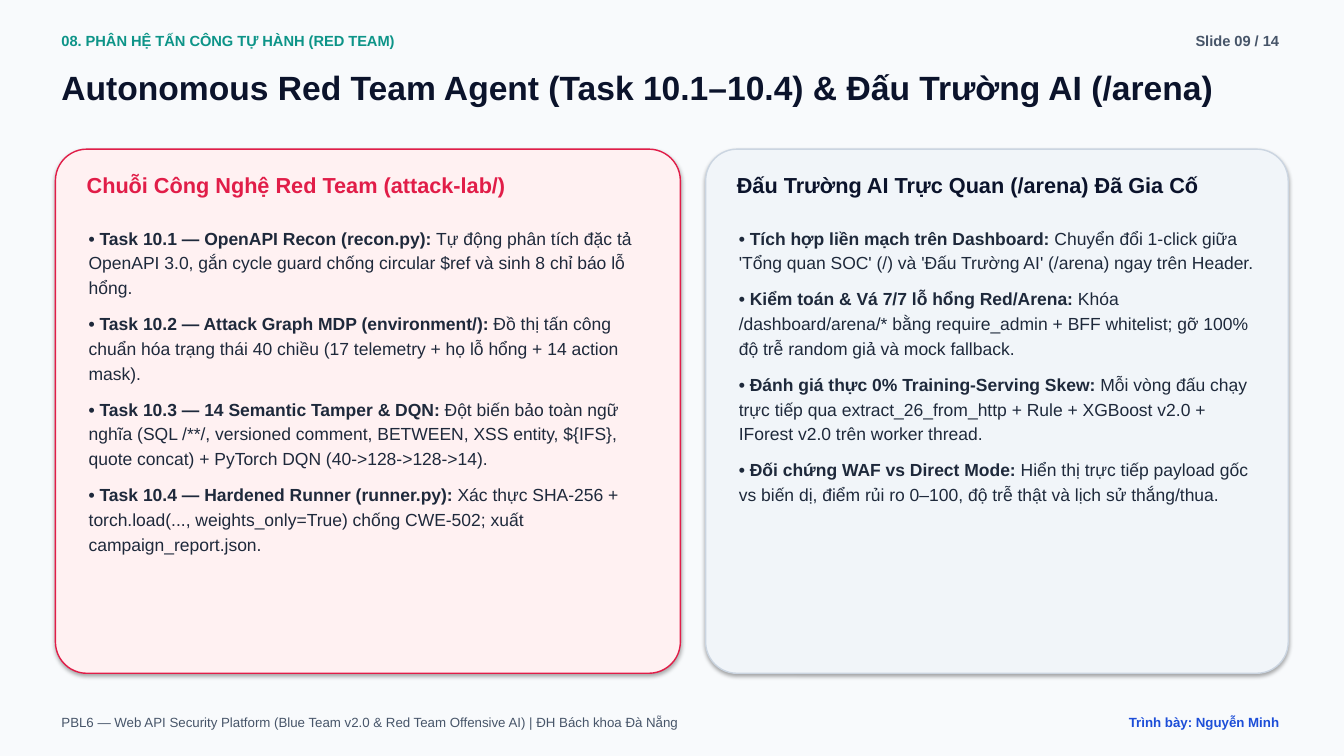
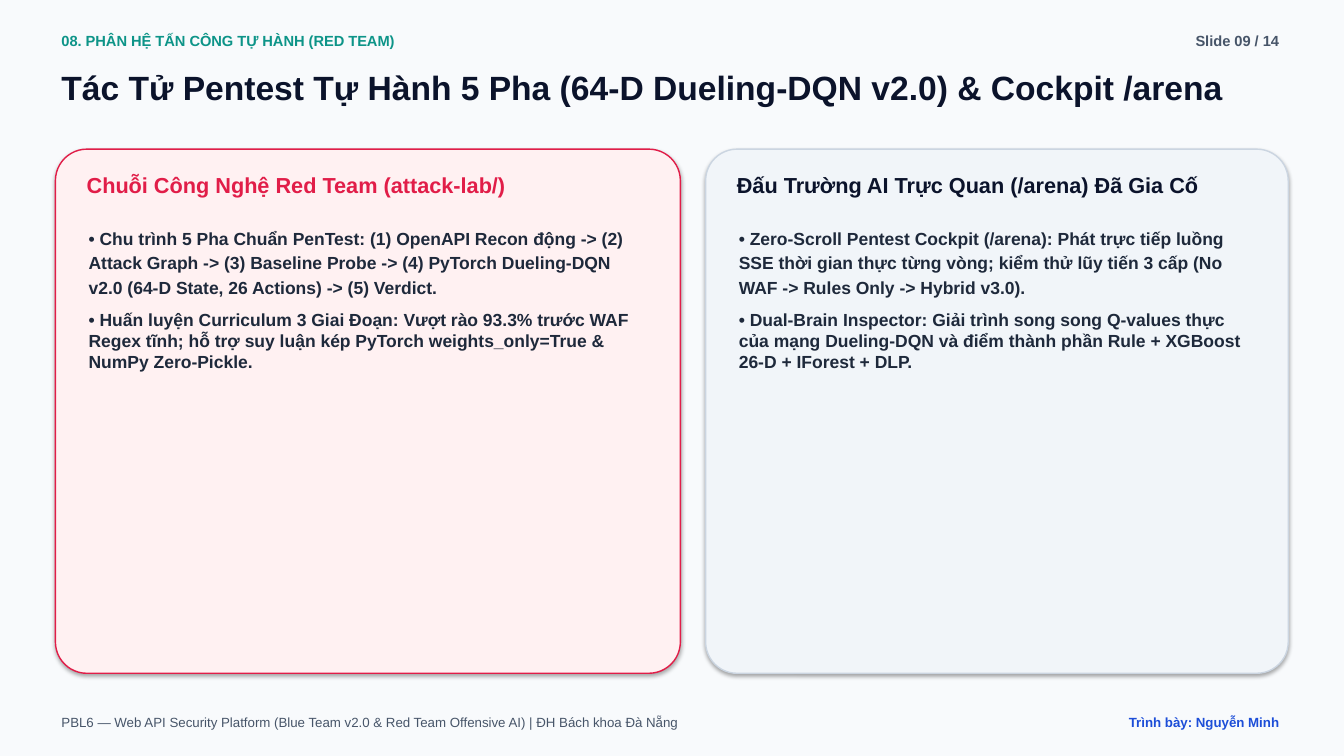
Before and after one commit to vcongggggg/pbl6, a slide deck: slide 9 of docs/reports/PBL6_Academic_Defense_Slides.pptx. Drawn at 1344x756 pixels with LibreOffice and Linux fonts; fonts in the diff are those of the drawing. Boxes give left, top, right and bottom in pixels: in the first picture for what was removed or moved away, otherwise in the second. Text is boxed around its words. In the diff, an @@ line names an element or a change of style, - is before the commit and + after.

Commit message:
docs(reports): publish genuine 3x3 adversarial benchmark, sync thesis DOCX/PPTX, and close V3-AUDIT-001..010

```diff
--- a/docs/reports/PBL6_Academic_Defense_Slides.pptx
+++ b/docs/reports/PBL6_Academic_Defense_Slides.pptx
@@ text at [61, 75, 1222, 107]: text changed @@
-Autonomous Red Team Agent (Task 10.1–10.4) & Đấu Trường AI (/arena)
+Tác Tử Pentest Tự Hành 5 Pha (64-D Dueling-DQN v2.0) & Cockpit /arena
@@ text at [89, 231, 629, 372]: text changed; bold on @@
-• Task 10.1 — OpenAPI Recon (recon.py): Tự động phân tích đặc tả OpenAPI 3.0, gắn cycle guard chống circular $ref và sinh 8 chỉ báo lỗ hổng.
-• Task 10.2 — Attack Graph MDP (environment/): Đồ thị tấn công chuẩn hóa trạng thái 40 chiều (17 telemetry + họ lỗ hổng + 14 action mask).
-• Task 10.3 — 14 Semantic Tamper & DQN: Đột biến bảo toàn ngữ nghĩa (SQL /**/, versioned comment, BETWEEN, XSS entity, ${IFS}, quote concat) + PyTorch DQN (40->128->128->14).
-• Task 10.4 — Hardened Runner (runner.py): Xác thực SHA-256 + torch.load(..., weights_only=True) chống CWE-502; xuất campaign_report.json.
+• Chu trình 5 Pha Chuẩn PenTest: (1) OpenAPI Recon động -> (2) Attack Graph -> (3) Baseline Probe -> (4) PyTorch Dueling-DQN v2.0 (64-D State, 26 Actions) -> (5) Verdict.
+• Huấn luyện Curriculum 3 Giai Đoạn: Vượt rào 93.3% trước WAF Regex tĩnh; hỗ trợ suy luận kép PyTorch weights_only=True & NumPy Zero-Pickle.
@@ text at [739, 231, 1241, 368]: text changed; bold on @@
-• Tích hợp liền mạch trên Dashboard: Chuyển đổi 1-click giữa 'Tổng quan SOC' (/) và 'Đấu Trường AI' (/arena) ngay trên Header.
-• Kiểm toán & Vá 7/7 lỗ hổng Red/Arena: Khóa /dashboard/arena/* bằng require_admin + BFF whitelist; gỡ 100% độ trễ random giả và mock fallback.
-• Đánh giá thực 0% Training-Serving Skew: Mỗi vòng đấu chạy trực tiếp qua extract_26_from_http + Rule + XGBoost v2.0 + IForest v2.0 trên worker thread.
-• Đối chứng WAF vs Direct Mode: Hiển thị trực tiếp payload gốc vs biến dị, điểm rủi ro 0–100, độ trễ thật và lịch sử thắng/thua.
+• Zero-Scroll Pentest Cockpit (/arena): Phát trực tiếp luồng SSE thời gian thực từng vòng; kiểm thử lũy tiến 3 cấp (No WAF -> Rules Only -> Hybrid v3.0).
+• Dual-Brain Inspector: Giải trình song song Q-values thực của mạng Dueling-DQN và điểm thành phần Rule + XGBoost 26-D + IForest + DLP.
```
Also in this commit, not shown: 5 other slides changed, 11 other files.
